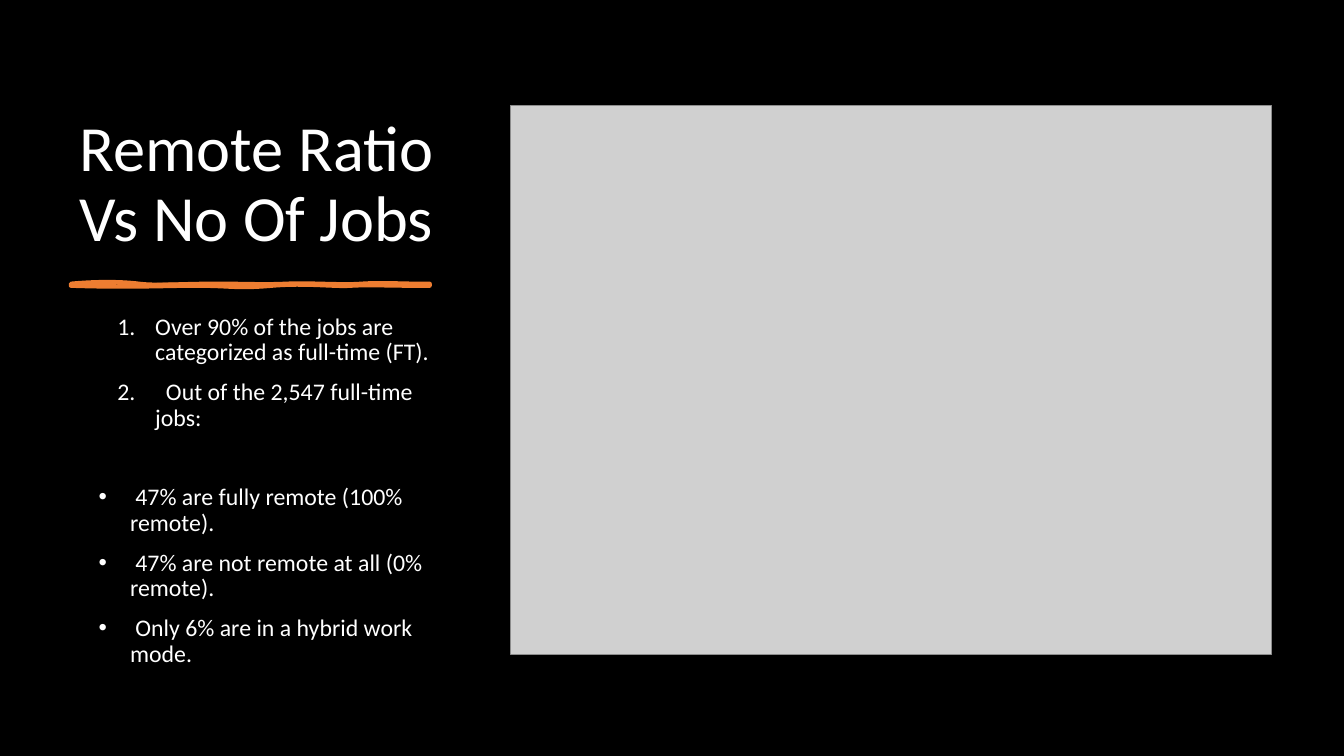
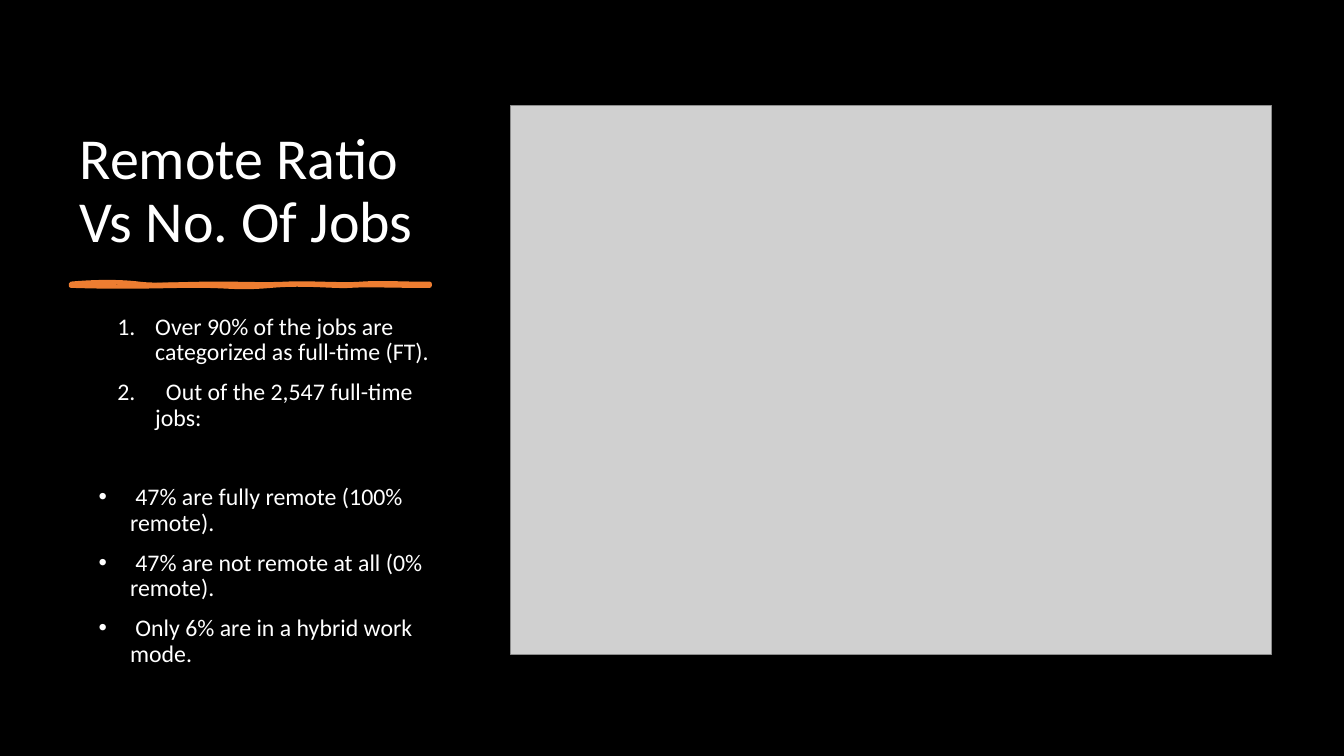
Before and after one commit to garimac12/project_acai, a slide deck: slide 9 of Presentation_project1.pptx. Drawn at 1344x756 pixels with LibreOffice and Linux fonts; fonts in the diff are those of the drawing; grey boxes stand for pictures. Boxes give left, top, right and bottom in pixels: in the first picture for what was removed or moved away, otherwise in the second. Text is boxed around its words. In the diff, an @@ line names an element or a change of style, - is before the commit and + after.

```diff
--- a/Presentation_project1.pptx
+++ b/Presentation_project1.pptx
@@ title at bbox=[80, 139, 413, 243]: text changed; size 46 to 41.4 pt @@
-Remote Ratio Vs No Of Jobs
+Remote Ratio Vs No. Of Jobs
```
Also in this commit, not shown: 6 other slides changed, 15 slides added, 1 slide removed, 4 other files.
